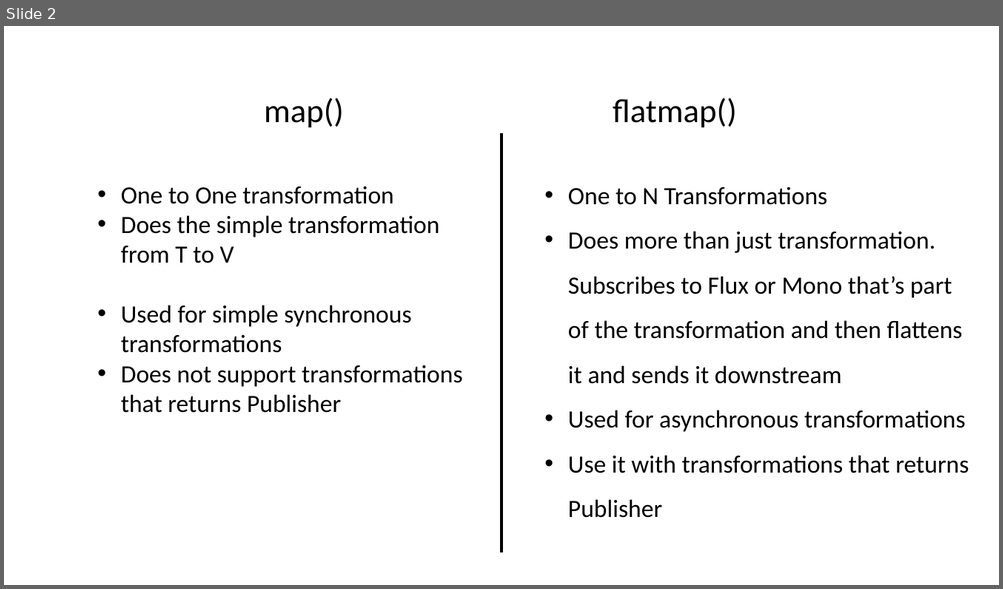
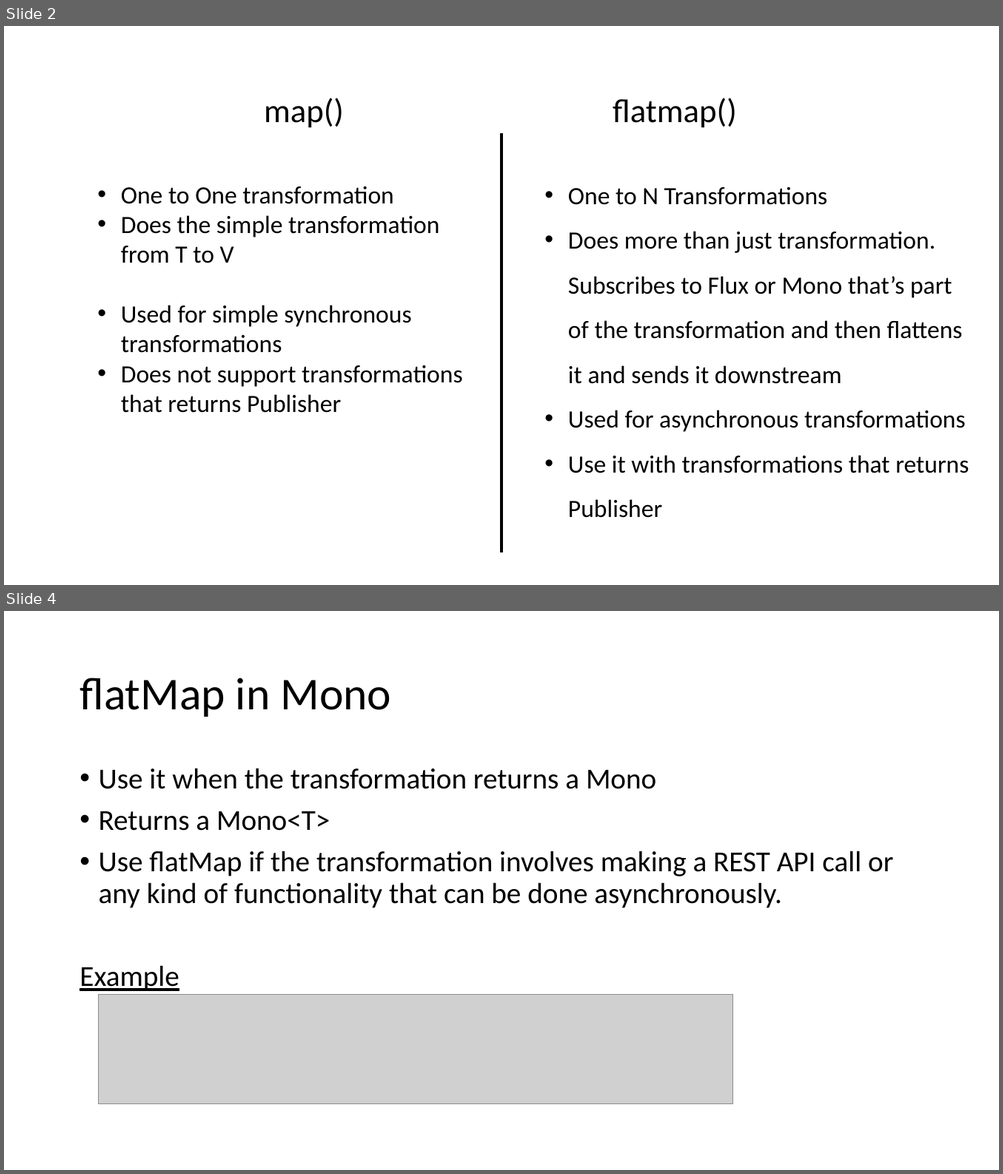
Before and after one commit to danielmxPeck/reactive-spring-webflux-course, a slide deck: Course Notes.pptx. Shown one above the other, each under a label of ours: slide 2 before the commit, slides 2 and 4 after it; the slides between them are not shown. The pictures are 1003x589 and 1003x1174 pixels, drawn with LibreOffice and Linux fonts; fonts in the diff are those of the drawing; grey boxes stand for pictures. Boxes give left, top, right and bottom in pixels: in the first picture for what was removed or moved away, otherwise in the second. Text is boxed around its words. In the diff, an @@ line names an element or a change of style, - is before the commit and + after.

```diff
--- a/Course Notes.pptx
+++ b/Course Notes.pptx
@@ slide 4 added at (4,611,999,1170), background #FFFFFF @@
@@ title added at (79,678,391,717), 44 pt, text #000000 @@
+flatMap in Mono
@@ text added at (79,768,893,991), 28 pt, text #000000 @@
+• Use it when the transformation returns a Mono
+• Returns a Mono<T>
+• Use flatMap if the transformation involves making a REST API call or any kind of functionality that can be done asynchronously.
+Example
@@ picture added at (99,994,733,1104) @@
```
Also in this commit, not shown: 1 other slide added, 3 other files.
